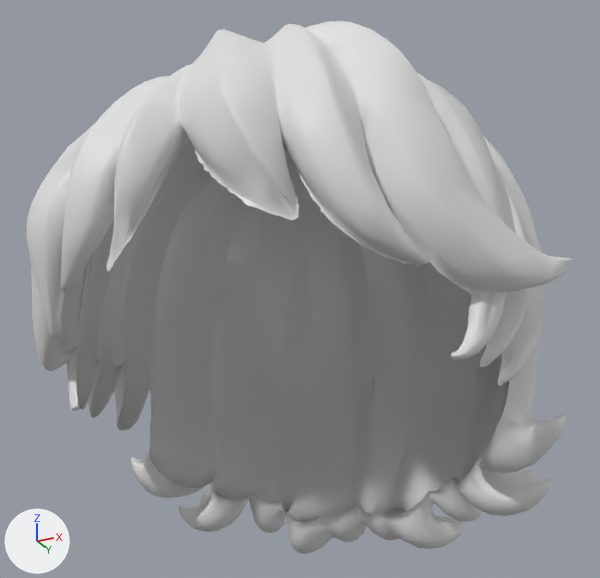
The glTF model CityX/Assets/CityX/Character/Hair/KickHair.glb, before and after one commit.
The view is the same before and after, from a 50 mm camera at (0.57, -1.099, 1.819) aimed at (0.021, 0.0, 2.313). The axes (+X, +Y, +Z) are drawn at lower left. The lights are the same throughout. The first picture is the older version.
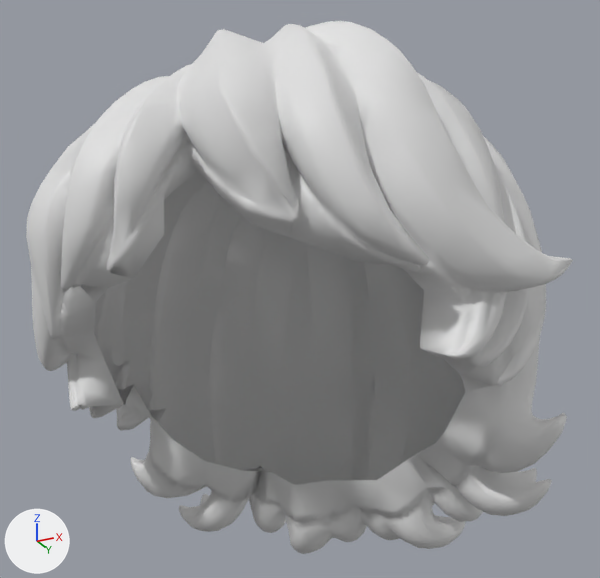
Pixel boxes (x1, y1, x2, y2) of what changed, in the pictures (600 x 578 px):
part 1 of me_mesh_0_001, built on
    after: (60, 141, 509, 522)

What the commit changed:
me_mesh_0_001 is used by ob_mesh_0_001; location (0.0, 0.0, 0.0).
me_mesh_0_001 had 4950 vertices, 8999 faces and spanned x -0.418..0.442, y -0.391..0.392, z 1.935..2.668.
me_mesh_0_001 now has 5158 vertices, 10288 faces and spans x -0.418..0.442, y -0.391..0.392, z 1.935..2.668.
me_mesh_0_001 part 1: 1 vertex moved from x 0.175, y 0.217, z 2.029 to x 0.143, y 0.177, z 2.074; 1 vertex removed from x -0.177, y 0.218, z 2.031; 209 vertices added at x -0.32..0.319, y -0.329..0.24, z 1.99..2.45.
